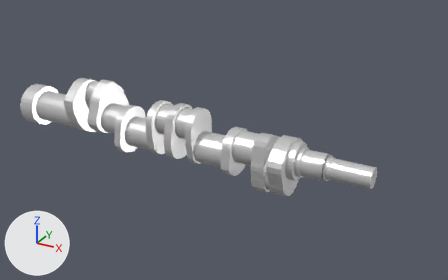
The FBX model Assets/Engine Parts/wal-korbowy.fbx as it was, and as the next commit left it.
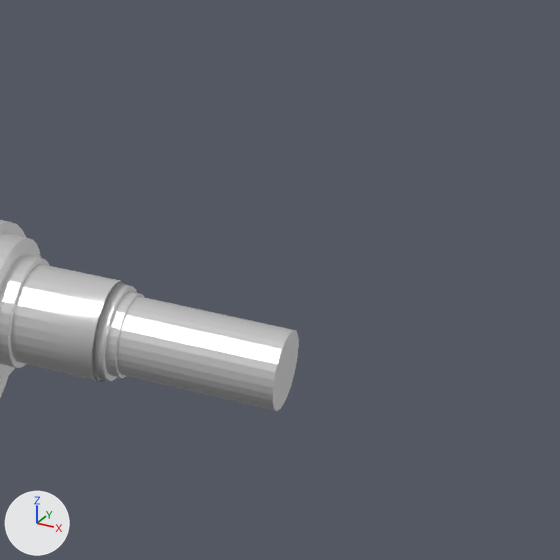
Each version is shown whole from a 50 mm lens placed at (1.126, -1.644, 0.839), pointed at (0.199, 0.042, -0.004), then close up on the part from 66% to 100% of the width and 28% to 82% of the height. Arrows for +X, +Y and +Z are at lower left; the lights stay in place. Where no turn or scale is listed for an object, it has been applied to the vertices.
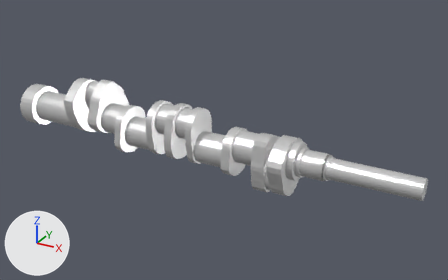
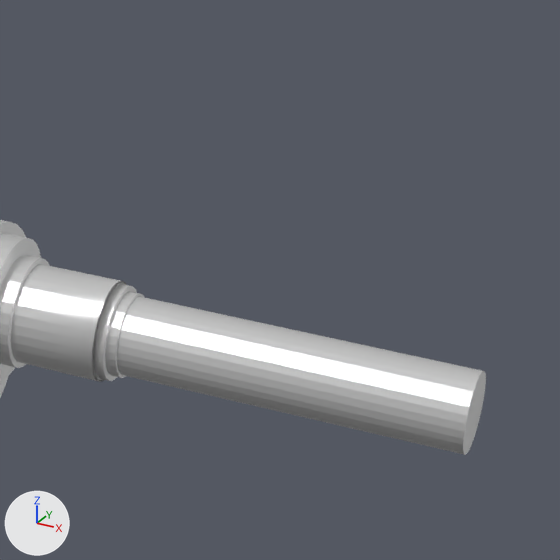
Changed parts and their boxes (x1, y1, x2, y2) in the close-ups (560 x 560 px; the box of a moved part takes in the faces that stretch with it):
'Cylinder', reshaped
    before: (0, 220, 299, 411)
    after: (0, 220, 486, 455)
part 1 of me_cylinder, moved or reshaped
    before: (270, 329, 299, 411)
    after: (270, 329, 486, 455)

The change, as a list of edits to the scene's bpy script:
```text
Change me_cylinder:
    where me_cylinder.from_pydata(...)  # 1600 vertices, 1570 faces; spans x -0.611..0.726, y -0.095..0.115, z -0.121..0.138
    used by ob_cylinder; location = (0.0, 0.0, 0.0)
    me_cylinder part 1: all 32 vertices in x 0.726, y -0.034..0.034, z -0.033..0.033 are moved by (0.148, 0.0, 0.0)
```
